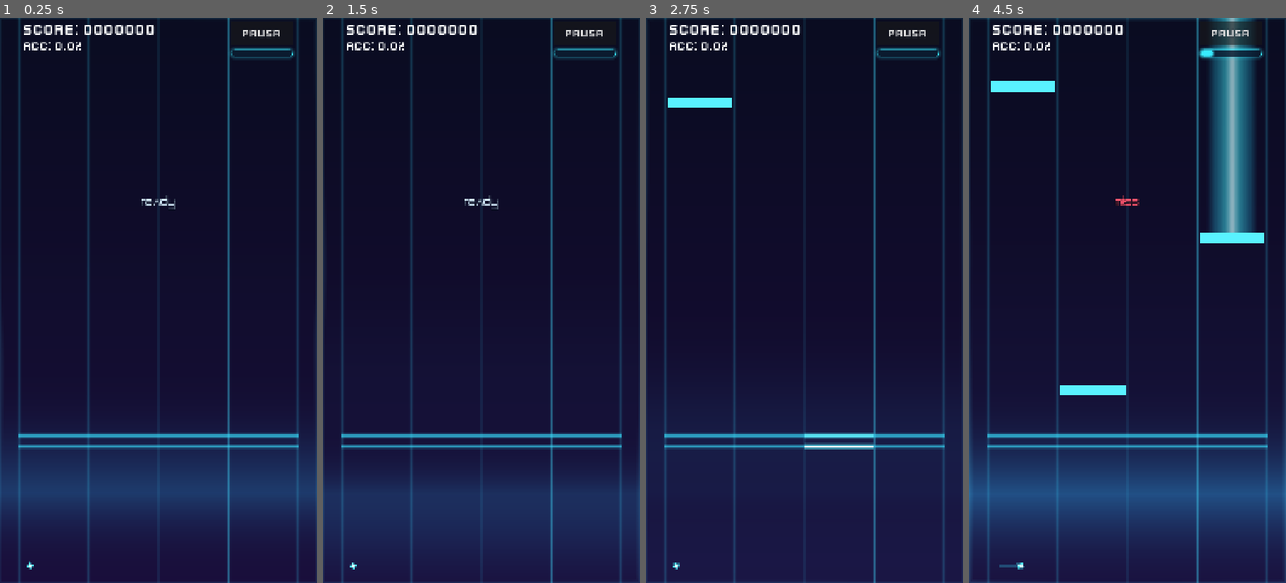
Above: before the commit, frames 1-4 (left to right).
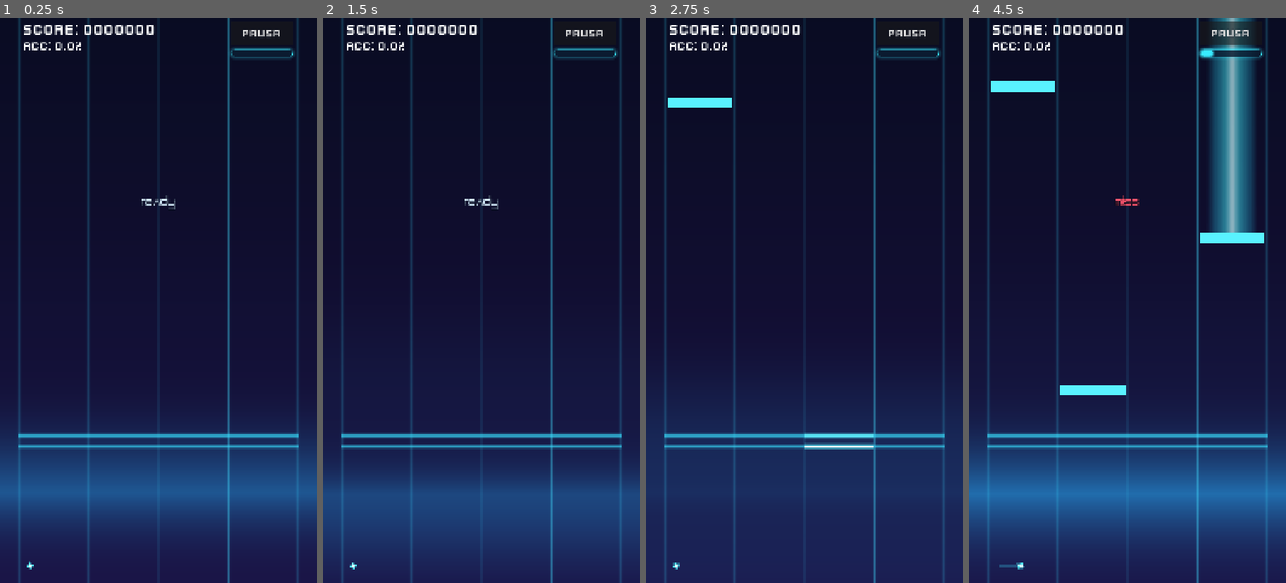
Above: after the commit, the same moments.

Repository: Carrillo524/FeelYourBeats
Game: Godot game, scene res://ui/game_session.tscn
Two runs of this game, one before a commit and one after it. Both use one fixed random seed, a clock stepped at 60 frames per second and the inputs below. This scene is started directly instead of the project's main scene.
Inputs (mouse positions are in pixels of both pictures, inside the frame that each line leads up to):
- Up to frame 1 (0.25 s): no input
- Up to frame 2 (1.5 s): click "PAUSA" at 0.5 s; click "REINICIAR" at 1.25 s
- Up to frame 3 (2.75 s): tap Enter (ui_accept) at 2, 2.27 s; move the mouse to (788, 413) at 2.02 s; hold Up from 2.03 s (still down); tap F at 2.1 s; click (788, 413) at 2.17 s
- Up to frame 4 (4.5 s): release Up at 2.75 s; tap Enter (ui_accept) at 2.75 s; drag from (1222, 385) to (1111, 413) at 2.77 s; move the mouse to (1032, 215) at 3.52 s; hold Left 3.53-4.25 s; tap K at 3.6 s; drag from (1143, 300) to (1032, 215) at 4.27 s

The runs differ from the first frame. In frame 1, 9.9% of the frame differs, in the area x 0-100%, y 0-89%; in frame 2, 9.1%; in frame 3, 2.1%; in frame 4, 11%, in the area x 0-100%, y 0-100%.

Commit message:
fix(vfx): restrict Classic halo to drops, tame motion by reactivity and boost normal glow

Diff:
--- a/vfx/reactive_background.gd
+++ b/vfx/reactive_background.gd
@@ -49,29 +49,38 @@
 const EDGE_MAX_OPACITY: float = 0.52
 const EDGE_EPSILON: float = 0.004
 
-# Smooth temporal envelope for Clásico style (eliminates stroboscopic flicker on horizon line & drop ring)
-const CLASSIC_PULSE_FLOOR: float = 0.14
-const CLASSIC_PULSE_PEAK_CAP: float = 0.88
-const CLASSIC_PULSE_TARGET_DECAY_RATE: float = 3.2
-const CLASSIC_PULSE_ATTACK_RATE: float = 6.5
-const CLASSIC_PULSE_RELEASE_RATE: float = 2.8
-const CLASSIC_BASS_FLOOR: float = 0.14
+# Smooth temporal envelope for Clásico style (central glow boost + drop-only halo + reactivity-tamed motion)
+const CLASSIC_PULSE_FLOOR: float = 0.28
+const CLASSIC_PULSE_PEAK_CAP: float = 0.96
+const CLASSIC_PULSE_TARGET_DECAY_RATE: float = 3.0
+const CLASSIC_PULSE_ATTACK_RATE: float = 6.2
+const CLASSIC_PULSE_RELEASE_RATE: float = 2.6
+const CLASSIC_BASS_FLOOR: float = 0.24
 const CLASSIC_BASS_ATTACK_RATE: float = 3.6
 const CLASSIC_BASS_RELEASE_RATE: float = 1.9
-const CLASSIC_ENERGY_FLOOR: float = 0.22
+const CLASSIC_ENERGY_FLOOR: float = 0.38
 const CLASSIC_ENERGY_ATTACK_RATE: float = 4.0
 const CLASSIC_ENERGY_RELEASE_RATE: float = 2.1
 const CLASSIC_SPECTRUM_ATTACK_RATE: float = 4.6
 const CLASSIC_SPECTRUM_RELEASE_RATE: float = 2.3
-const CLASSIC_EDGE_GLOW_FLOOR: float = 0.16
-const CLASSIC_EDGE_DROP_FLOOR: float = 0.24
+const CLASSIC_MAX_ZOOM_BOUNCE: float = 0.14
+const CLASSIC_ZOOM_ATTACK_RATE: float = 4.2
+const CLASSIC_ZOOM_RELEASE_RATE: float = 2.4
+const CLASSIC_MAX_SHAKE_PX: float = 2.8
+const CLASSIC_SHAKE_OSCILLATION_SPEED: float = 26.0
+const CLASSIC_SHAKE_TARGET_DECAY_RATE: float = 5.5
+const CLASSIC_SHAKE_ATTACK_RATE: float = 8.0
+const CLASSIC_SHAKE_RELEASE_RATE: float = 4.8
+const CLASSIC_EDGE_GLOW_DROP_FLOOR: float = 0.20
+const CLASSIC_EDGE_DROP_FLOOR: float = 0.26
 const CLASSIC_EDGE_DROP_BASE_WIDTH: float = 0.015
-const CLASSIC_EDGE_ATTACK_RATE: float = 6.8
-const CLASSIC_EDGE_RELEASE_RATE: float = 3.0
-const CLASSIC_EDGE_DROP_ATTACK_RATE: float = 5.4
-const CLASSIC_EDGE_DROP_RELEASE_RATE: float = 2.2
-const CLASSIC_EDGE_WIDTH_ATTACK_RATE: float = 6.2
-const CLASSIC_EDGE_WIDTH_RELEASE_RATE: float = 2.8
+const CLASSIC_EDGE_ATTACK_RATE: float = 6.2
+const CLASSIC_EDGE_RELEASE_RATE: float = 3.2
+const CLASSIC_EDGE_DROP_ATTACK_RATE: float = 5.2
+const CLASSIC_EDGE_DROP_RELEASE_RATE: float = 2.6
+const CLASSIC_EDGE_WIDTH_ATTACK_RATE: float = 5.8
+const CLASSIC_EDGE_WIDTH_RELEASE_RATE: float = 3.0
+const CLASSIC_EDGE_BLUR_RELEASE_RATE: float = 3.6
 
 const NEBULA_CLOUD_COUNT: int = 6
 const NEBULA_BEAT_DECAY_RATE: float = 3.8
@@ -131,7 +140,7 @@
 var edge_glow_width: float = EDGE_BASE_WIDTH
 var edge_drop_boost: float = 0.0
 var wave_amplitude: float = 0.65
-var wave_blur_intensity: float = 0.10
+var wave_blur_intensity: float = 0.0
 
 var _shader_material: ShaderMaterial = null
 var _bg_config: ReactiveBackgroundConfig = ReactiveBackgroundConfig.new()
@@ -161,6 +170,7 @@
 var _zoom_bounce: float = 0.0
 var _ambient_phase: float = 0.0
 var _shake_intensity: float = 0.0
+var _shake_target: float = 0.0
 var _shake_phase: float = 0.0
 var _shake_offset_px: Vector2 = Vector2.ZERO
 var _shake_offset_uv: Vector2 = Vector2.ZERO
@@ -311,8 +321,9 @@
 
 func _process(p_delta: float) -> void:
 	var dt: float = maxf(0.0, p_delta)
+	var is_classic: bool = is_classic_style_active()
 	_ambient_phase += dt * AMBIENT_BREATH_SPEED
-	_shake_phase += dt * SHAKE_OSCILLATION_SPEED
+	_shake_phase += dt * (CLASSIC_SHAKE_OSCILLATION_SPEED if is_classic else SHAKE_OSCILLATION_SPEED)
 
 	_current_energy = lerpf(_current_energy, _target_energy, clampf(ENERGY_LERP_SPEED * dt, 0.0, 1.0))
 
@@ -330,29 +341,72 @@
 
 	_step_classic_envelope(dt)
 
-	var ambient_breath: float = (sin(_ambient_phase) * 0.5 + 0.5) * AMBIENT_ZOOM_AMPLITUDE
-	var target_zoom: float = clampf(
-		(_smoothed_bass * 0.16) + (_beat_pulse * 0.07) + ambient_breath,
-		0.0,
-		MAX_ZOOM_BOUNCE
-	)
-	_zoom_bounce = lerpf(_zoom_bounce, target_zoom, clampf(ZOOM_DECAY_SPEED * dt, 0.0, 1.0))
-
-	_shake_intensity = maxf(0.0, _shake_intensity - (SHAKE_DECAY_SPEED * dt))
-	if _shake_intensity > 0.001:
-		var tier_mult: float = 1.35 if _current_tier >= 2 else 0.75
-		var amp_px: float = _shake_intensity * MAX_SHAKE_PX * tier_mult
-		_shake_offset_px = Vector2(
-			sin(_shake_phase * 1.73) * amp_px,
-			cos(_shake_phase * 2.29) * amp_px * 0.85
+	if is_classic:
+		var react_mult: float = _bg_config.get_reactivity_multiplier()
+		var motion_scale: float = _get_classic_motion_scale()
+		var classic_ambient: float = (sin(_ambient_phase) * 0.5 + 0.5) * (AMBIENT_ZOOM_AMPLITUDE * 0.65 * clampf(react_mult, 0.45, 1.35))
+		var target_classic_zoom: float = clampf(
+			(((_classic_bass * 0.062) + (_beat_pulse * 0.032)) * motion_scale) + classic_ambient,
+			0.0,
+			CLASSIC_MAX_ZOOM_BOUNCE
 		)
-		_shake_offset_uv = Vector2(
-			_shake_offset_px.x / 1080.0,
-			_shake_offset_px.y / 1920.0
+		_zoom_bounce = _exp_smooth(
+			_zoom_bounce,
+			target_classic_zoom,
+			CLASSIC_ZOOM_ATTACK_RATE,
+			CLASSIC_ZOOM_RELEASE_RATE,
+			dt
 		)
+
+		_shake_target *= exp(-CLASSIC_SHAKE_TARGET_DECAY_RATE * dt)
+		if _shake_target < 0.001:
+			_shake_target = 0.0
+		_shake_intensity = _exp_smooth(
+			_shake_intensity,
+			_shake_target,
+			CLASSIC_SHAKE_ATTACK_RATE,
+			CLASSIC_SHAKE_RELEASE_RATE,
+			dt
+		)
+		if _shake_intensity > 0.001:
+			var classic_tier_mult: float = 1.15 if _current_tier >= 2 else 0.55
+			var classic_amp_px: float = _shake_intensity * CLASSIC_MAX_SHAKE_PX * classic_tier_mult * motion_scale
+			_shake_offset_px = Vector2(
+				sin(_shake_phase * 1.73) * classic_amp_px,
+				cos(_shake_phase * 2.29) * classic_amp_px * 0.85
+			)
+			_shake_offset_uv = Vector2(
+				_shake_offset_px.x / 1080.0,
+				_shake_offset_px.y / 1920.0
+			)
+		else:
+			_shake_intensity = 0.0
+			_shake_offset_px = Vector2.ZERO
+			_shake_offset_uv = Vector2.ZERO
 	else:
-		_shake_offset_px = Vector2.ZERO
-		_shake_offset_uv = Vector2.ZERO
+		var ambient_breath: float = (sin(_ambient_phase) * 0.5 + 0.5) * AMBIENT_ZOOM_AMPLITUDE
+		var target_zoom: float = clampf(
+			(_smoothed_bass * 0.16) + (_beat_pulse * 0.07) + ambient_breath,
+			0.0,
+			MAX_ZOOM_BOUNCE
+		)
+		_zoom_bounce = lerpf(_zoom_bounce, target_zoom, clampf(ZOOM_DECAY_SPEED * dt, 0.0, 1.0))
+
+		_shake_intensity = maxf(0.0, _shake_intensity - (SHAKE_DECAY_SPEED * dt))
+		if _shake_intensity > 0.001:
+			var tier_mult: float = 1.35 if _current_tier >= 2 else 0.75
+			var amp_px: float = _shake_intensity * MAX_SHAKE_PX * tier_mult
+			_shake_offset_px = Vector2(
+				sin(_shake_phase * 1.73) * amp_px,
+				cos(_shake_phase * 2.29) * amp_px * 0.85
+			)
+			_shake_offset_uv = Vector2(
+				_shake_offset_px.x / 1080.0,
+				_shake_offset_px.y / 1920.0
+			)
+		else:
+			_shake_offset_px = Vector2.ZERO
+			_shake_offset_uv = Vector2.ZERO
 
 	screen_shake_updated.emit(_shake_offset_px)
 
@@ -916,6 +970,33 @@
 	queue_redraw()
 
 
+func is_classic_style_active() -> bool:
+	return not is_nebula_style_active() and not is_aurora_style_active() and not is_eclipse_style_active()
+
+
+func get_classic_energy_level() -> float:
+	return _classic_energy
+
+
+func get_classic_bass_energy() -> float:
+	return _classic_bass
+
+
+func _get_classic_motion_scale() -> float:
+	var react_mult: float = _bg_config.get_reactivity_multiplier()
+	return clampf(pow(react_mult, 1.35), 0.30, 1.65)
+
+
+func _get_classic_glow_scale() -> float:
+	var react_mult: float = _bg_config.get_reactivity_multiplier()
+	return clampf(lerpf(0.76, 1.18, (react_mult - 0.55) / 0.90), 0.72, 1.20)
+
+
+func _get_classic_drop_halo_scale() -> float:
+	var react_mult: float = _bg_config.get_reactivity_multiplier()
+	return clampf(lerpf(0.65, 1.12, (react_mult - 0.55) / 0.90), 0.60, 1.15)
+
+
 func set_perimeter_wave_enabled(p_enabled: bool) -> void:
 	perimeter_wave_enabled = p_enabled
 	if not perimeter_wave_enabled:
@@ -926,11 +1007,6 @@
 		edge_drop_boost = 0.0
 		edge_glow_width = EDGE_BASE_WIDTH
 		wave_blur_intensity = 0.0
-	else:
-		var glow_floor: float = CLASSIC_EDGE_GLOW_FLOOR if _backdrop_mode == BackdropMode.GAMEPLAY else 0.08
-		_edge_glow_target = maxf(_edge_glow_target, glow_floor)
-		edge_glow_intensity = maxf(edge_glow_intensity, glow_floor)
-		wave_blur_intensity = maxf(wave_blur_intensity, 0.10)
 	_sync_shader_parameters()
 
 
@@ -1082,12 +1158,23 @@
 func _on_beat_pulsed(_p_beat_index: int, _p_beat_time_sec: float) -> void:
 	var tier_norm: float = float(_current_tier) / 3.0
 	var kick_strength: float = clampf(0.42 + (0.38 * maxf(_smoothed_bass, _target_bass)) + (0.20 * tier_norm), 0.25, 1.0)
-	var beat_target: float = clampf(lerpf(0.58, CLASSIC_PULSE_PEAK_CAP, kick_strength), CLASSIC_PULSE_FLOOR, CLASSIC_PULSE_PEAK_CAP)
+	var glow_scale: float = _get_classic_glow_scale()
+	var beat_target: float = clampf(
+		lerpf(0.66, CLASSIC_PULSE_PEAK_CAP, kick_strength) * glow_scale,
+		CLASSIC_PULSE_FLOOR,
+		1.0
+	)
 	_beat_pulse_target = maxf(_beat_pulse_target, beat_target)
-	_zoom_bounce = clampf(_zoom_bounce + 0.05, 0.0, MAX_ZOOM_BOUNCE)
 	_beat_pulse_count += 1
 
-	_shake_intensity = clampf(maxf(_shake_intensity, kick_strength * (0.45 + 0.55 * tier_norm)), 0.0, 1.0)
+	if is_classic_style_active():
+		var motion_scale: float = _get_classic_motion_scale()
+		var classic_shake: float = clampf(kick_strength * (0.22 + (0.38 * tier_norm)) * motion_scale, 0.0, 1.0)
+		_shake_target = maxf(_shake_target, classic_shake)
+	else:
+		_zoom_bounce = clampf(_zoom_bounce + 0.05, 0.0, MAX_ZOOM_BOUNCE)
+		_shake_intensity = clampf(maxf(_shake_intensity, kick_strength * (0.45 + 0.55 * tier_norm)), 0.0, 1.0)
+
 	_trigger_edge_beat_impulse(kick_strength)
 	trigger_wave_pulse(kick_strength, false)
 	bass_kick_pulsed.emit(kick_strength)
@@ -1102,8 +1189,13 @@
 	_current_tier = clampi(p_block.tier, IntensityBlock.MIN_TIER, IntensityBlock.MAX_TIER)
 	_intensity_change_count += 1
 	if _current_tier >= 2 and _current_tier > prev_tier:
-		_shake_intensity = clampf(maxf(_shake_intensity, 0.85), 0.0, 1.0)
-		_trigger_edge_beat_impulse(0.95)
+		if is_classic_style_active():
+			_shake_target = clampf(maxf(_shake_target, 0.55 * _get_classic_motion_scale()), 0.0, 1.0)
+			if _backdrop_mode == BackdropMode.GAMEPLAY:
+				_trigger_edge_drop_impulse(0.88)
+		else:
+			_shake_intensity = clampf(maxf(_shake_intensity, 0.85), 0.0, 1.0)
+			_trigger_edge_beat_impulse(0.95)
 		trigger_wave_pulse(0.95, true)
 		bass_kick_pulsed.emit(0.95)
 	elif is_aurora_style_active() and _current_tier >= 2:
@@ -1145,7 +1237,19 @@
 	if is_bass_transient:
 		var tier_norm: float = float(_current_tier) / 3.0
 		var kick_strength: float = clampf(clamped_bass * 0.72 + bass_jump * 0.65, 0.25, 1.0)
-		_shake_intensity = clampf(maxf(_shake_intensity, kick_strength * (0.45 + 0.55 * tier_norm)), 0.0, 1.0)
+		if is_classic_style_active():
+			var glow_scale: float = _get_classic_glow_scale()
+			var transient_pulse: float = clampf(
+				lerpf(0.58, CLASSIC_PULSE_PEAK_CAP, kick_strength) * glow_scale,
+				CLASSIC_PULSE_FLOOR,
+				1.0
+			)
+			_beat_pulse_target = maxf(_beat_pulse_target, transient_pulse)
+			var motion_scale: float = _get_classic_motion_scale()
+			var classic_shake: float = clampf(kick_strength * (0.20 + (0.35 * tier_norm)) * motion_scale, 0.0, 1.0)
+			_shake_target = maxf(_shake_target, classic_shake)
+		else:
+			_shake_intensity = clampf(maxf(_shake_intensity, kick_strength * (0.45 + 0.55 * tier_norm)), 0.0, 1.0)
 		_trigger_edge_beat_impulse(kick_strength)
 		trigger_wave_pulse(kick_strength, is_gameplay_drop)
 		bass_kick_pulsed.emit(kick_strength)
@@ -1248,9 +1352,12 @@
 
 func _step_classic_envelope(p_delta: float) -> void:
 	var active_floor_enabled: bool = _backdrop_mode == BackdropMode.GAMEPLAY or _menu_bgm_active
-	var pulse_floor: float = CLASSIC_PULSE_FLOOR if active_floor_enabled else 0.0
-	var bass_floor: float = CLASSIC_BASS_FLOOR if active_floor_enabled else 0.0
-	var energy_floor: float = CLASSIC_ENERGY_FLOOR if active_floor_enabled else 0.12
+	var react_mult: float = _bg_config.get_reactivity_multiplier()
+	var glow_scale: float = _get_classic_glow_scale()
+
+	var pulse_floor: float = clampf(CLASSIC_PULSE_FLOOR * lerpf(0.86, 1.16, (react_mult - 0.55) / 0.90), 0.22, 0.36) if active_floor_enabled else 0.0
+	var bass_floor: float = clampf(CLASSIC_BASS_FLOOR * lerpf(0.88, 1.14, (react_mult - 0.55) / 0.90), 0.20, 0.32) if active_floor_enabled else 0.0
+	var energy_floor: float = clampf(CLASSIC_ENERGY_FLOOR * lerpf(0.90, 1.12, (react_mult - 0.55) / 0.90), 0.34, 0.46) if active_floor_enabled else 0.16
 
 	_beat_pulse_target = lerpf(
 		pulse_floor,
@@ -1264,30 +1371,38 @@
 		CLASSIC_PULSE_RELEASE_RATE,
 		p_delta
 	)
+	var target_classic_bass: float = maxf(
+		bass_floor,
+		clampf((_smoothed_bass * (0.76 + (0.24 * glow_scale))) + (_beat_pulse * 0.16), 0.0, 1.0)
+	)
 	_classic_bass = _exp_smooth(
 		_classic_bass,
-		maxf(bass_floor, _smoothed_bass),
+		target_classic_bass,
 		CLASSIC_BASS_ATTACK_RATE,
 		CLASSIC_BASS_RELEASE_RATE,
 		p_delta
 	)
 	_classic_mid = _exp_smooth(
 		_classic_mid,
-		_smoothed_mid,
+		clampf(_smoothed_mid * glow_scale, 0.0, 1.0),
 		CLASSIC_SPECTRUM_ATTACK_RATE,
 		CLASSIC_SPECTRUM_RELEASE_RATE,
 		p_delta
 	)
 	_classic_high = _exp_smooth(
 		_classic_high,
-		_smoothed_high,
+		clampf(_smoothed_high * glow_scale, 0.0, 1.0),
 		CLASSIC_SPECTRUM_ATTACK_RATE,
 		CLASSIC_SPECTRUM_RELEASE_RATE,
 		p_delta
 	)
+	var target_classic_energy: float = maxf(
+		energy_floor,
+		clampf((_current_energy * (0.80 + (0.24 * glow_scale))) + (_beat_pulse * 0.20), 0.0, 1.0)
+	)
 	_classic_energy = _exp_smooth(
 		_classic_energy,
-		maxf(energy_floor, _current_energy),
+		target_classic_energy,
 		CLASSIC_ENERGY_ATTACK_RATE,
 		CLASSIC_ENERGY_RELEASE_RATE,
 		p_delta
@@ -1295,29 +1410,21 @@
 
 
 func _trigger_edge_beat_impulse(p_strength: float) -> void:
-	if not perimeter_wave_enabled:
+	if not perimeter_wave_enabled or _backdrop_mode == BackdropMode.MENU:
+		return
+	if not _is_gameplay_drop_active():
+		return
+	_trigger_edge_drop_impulse(clampf(p_strength, 0.0, 1.0))
+
+
+func _trigger_edge_drop_impulse(p_strength: float) -> void:
+	if not perimeter_wave_enabled or _backdrop_mode == BackdropMode.MENU:
 		return
 	var s: float = clampf(p_strength, 0.0, 1.0)
-	if _backdrop_mode == BackdropMode.MENU:
-		return
-
-	if _is_gameplay_drop_active():
-		_trigger_edge_drop_impulse(s)
-		return
-
-	var beat_peak: float = lerpf(0.50, 0.76, s)
-	var beat_width: float = lerpf(0.014, 0.020, s)
-	_edge_glow_target = maxf(_edge_glow_target, beat_peak)
-	_edge_width_target = maxf(_edge_width_target, beat_width)
-
-
-func _trigger_edge_drop_impulse(p_strength: float) -> void:
-	if not perimeter_wave_enabled:
-		return
-	var s: float = clampf(p_strength, 0.0, 1.0)
-	var drop_peak: float = lerpf(0.74, 0.96, s)
-	var drop_width: float = lerpf(0.026, EDGE_MAX_REACH_LATERAL, s)
-	var drop_mix: float = lerpf(0.72, 0.96, s)
+	var drop_scale: float = _get_classic_drop_halo_scale()
+	var drop_peak: float = clampf(lerpf(0.68, 0.94, s) * drop_scale, 0.0, 1.0)
+	var drop_width: float = clampf(lerpf(0.022, EDGE_MAX_REACH_LATERAL, s * clampf(drop_scale, 0.65, 1.0)), EDGE_BASE_WIDTH, EDGE_MAX_REACH_LATERAL)
+	var drop_mix: float = clampf(lerpf(0.68, 0.94, s) * drop_scale, 0.0, 1.0)
 	_edge_glow_target = maxf(_edge_glow_target, drop_peak)
 	_edge_width_target = maxf(_edge_width_target, drop_width)
 	_edge_drop_target = maxf(_edge_drop_target, drop_mix)
@@ -1343,19 +1450,25 @@
 		wave_blur_intensity = 0.0
 		return
 
-	var in_drop: bool = _backdrop_mode == BackdropMode.GAMEPLAY and _current_tier >= 2
-	var glow_floor: float = CLASSIC_EDGE_GLOW_FLOOR if _backdrop_mode == BackdropMode.GAMEPLAY else 0.08
-	var drop_floor: float = CLASSIC_EDGE_DROP_FLOOR if in_drop else 0.0
-	var width_floor: float = CLASSIC_EDGE_DROP_BASE_WIDTH if in_drop else EDGE_BASE_WIDTH
+	var in_drop: bool = (_backdrop_mode == BackdropMode.GAMEPLAY) and (_is_gameplay_drop_active() or _current_tier >= 2)
+	var drop_scale: float = _get_classic_drop_halo_scale()
+	var glow_floor: float = (CLASSIC_EDGE_GLOW_DROP_FLOOR * drop_scale) if in_drop else 0.0
+	var drop_floor: float = (CLASSIC_EDGE_DROP_FLOOR * drop_scale) if in_drop else 0.0
+	var width_floor: float = lerpf(EDGE_BASE_WIDTH, CLASSIC_EDGE_DROP_BASE_WIDTH, clampf(drop_scale, 0.5, 1.0)) if in_drop else EDGE_BASE_WIDTH
 
 	var target_glow_decay: float = (
 		EDGE_DROP_INTENSITY_DECAY_RATE * 0.55
-		if in_drop or _edge_drop_target > 0.25
+		if in_drop
 		else CLASSIC_EDGE_RELEASE_RATE
 	)
 	_edge_glow_target = lerpf(glow_floor, _edge_glow_target, exp(-target_glow_decay * p_delta))
 	_edge_drop_target = lerpf(drop_floor, _edge_drop_target, exp(-(EDGE_DROP_DECAY_SPEED * 0.55) * p_delta))
 	_edge_width_target = lerpf(width_floor, _edge_width_target, exp(-(EDGE_WIDTH_RELAX_SPEED * 0.65) * p_delta))
+	if not in_drop:
+		if _edge_glow_target < EDGE_EPSILON:
+			_edge_glow_target = 0.0
+		if _edge_drop_target < EDGE_EPSILON:
+			_edge_drop_target = 0.0
 
 	edge_glow_intensity = _exp_smooth(
 		edge_glow_intensity,
@@ -1364,8 +1477,8 @@
 		CLASSIC_EDGE_RELEASE_RATE,
 		p_delta
 	)
-	if edge_glow_intensity < glow_floor:
-		edge_glow_intensity = glow_floor
+	if not in_drop and edge_glow_intensity < EDGE_EPSILON:
+		edge_glow_intensity = 0.0
 
 	edge_drop_boost = _exp_smooth(
 		edge_drop_boost,
@@ -1391,20 +1504,24 @@
 		1.0
 	)
 	var target_wave_amp: float = clampf(
-		0.45 + (spectral_activity * 0.35) + (edge_glow_intensity * 0.18) + (edge_drop_boost * 0.25),
-		0.40,
+		(0.42 + (spectral_activity * 0.32) + (edge_glow_intensity * 0.18) + (edge_drop_boost * 0.24)) * clampf(drop_scale, 0.65, 1.12),
+		0.35,
 		1.15
 	)
-	# Stable floor opacity (>= 0.10) with smooth swell so drops cap cleanly at <= 0.52 without flickering
-	var target_blur_intensity: float = clampf(
-		0.10 + (spectral_activity * 0.045) + (edge_drop_boost * 0.02),
-		0.10,
-		0.16
-	)
+	var target_blur_intensity: float = 0.0
+	if in_drop:
+		target_blur_intensity = clampf(
+			(0.09 + (spectral_activity * 0.045) + (edge_drop_boost * 0.02)) * clampf(drop_scale, 0.65, 1.10),
+			0.06,
+			0.16
+		)
 
 	var wave_lerp: float = 1.0 - exp(-5.0 * p_delta)
 	wave_amplitude = lerpf(wave_amplitude, target_wave_amp, wave_lerp)
-	wave_blur_intensity = lerpf(wave_blur_intensity, target_blur_intensity, wave_lerp)
+	var blur_rate: float = 5.0 if target_blur_intensity > wave_blur_intensity else CLASSIC_EDGE_BLUR_RELEASE_RATE
+	wave_blur_intensity = lerpf(wave_blur_intensity, target_blur_intensity, 1.0 - exp(-blur_rate * p_delta))
+	if not in_drop and wave_blur_intensity < EDGE_EPSILON:
+		wave_blur_intensity = 0.0
 
 
 func _sync_shader_parameters() -> void:
